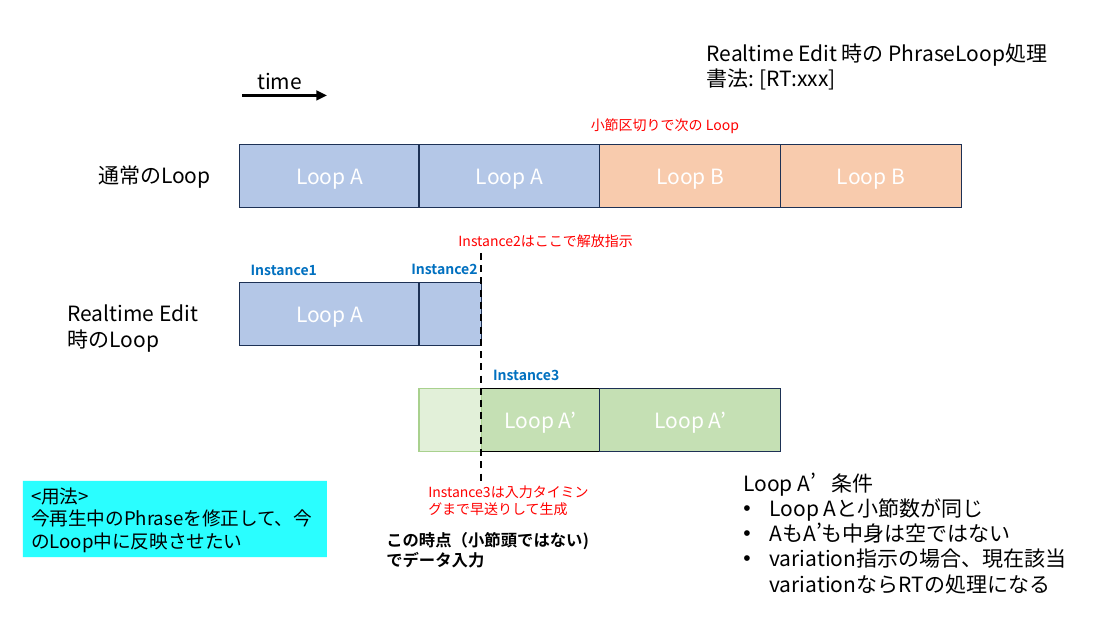
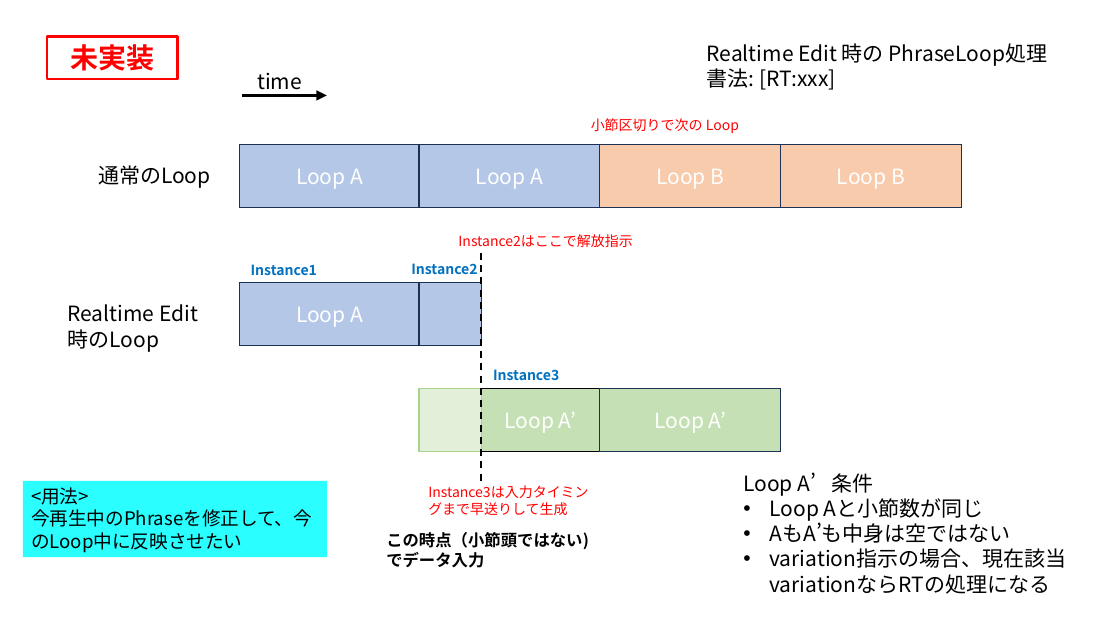
Before and after one commit to hasebems/Loopian_Rust, a slide deck: slide 20 of doc/design.pptx (slide 19 before the commit). Drawn at 1120x630 pixels with LibreOffice and Linux fonts; fonts in the diff are those of the drawing. Boxes give left, top, right and bottom in pixels: in the first picture for what was removed or moved away, otherwise in the second. Text is boxed around its words. In the diff, an @@ line names an element or a change of style, - is before the commit and + after.

```diff
--- a/doc/design.pptx
+++ b/doc/design.pptx
@@ rectangle added at box(47, 37, 177, 79), outline #FF0000 2.25 pt, 24 pt, text #FF0000, bold @@
+未実装
```
Also in this commit, not shown: 1 other slide changed, 1 slide added, 5 other files.
